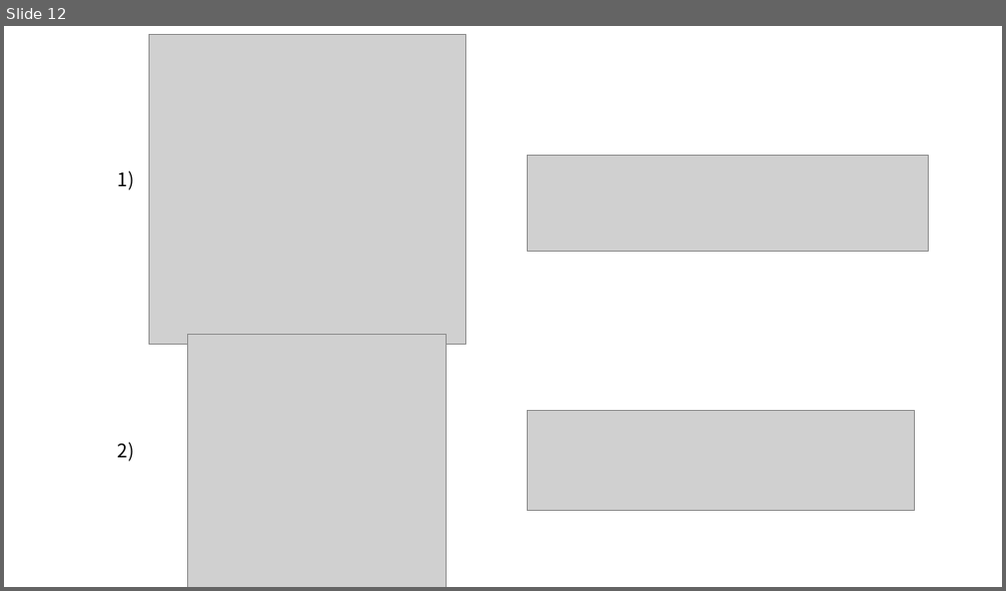
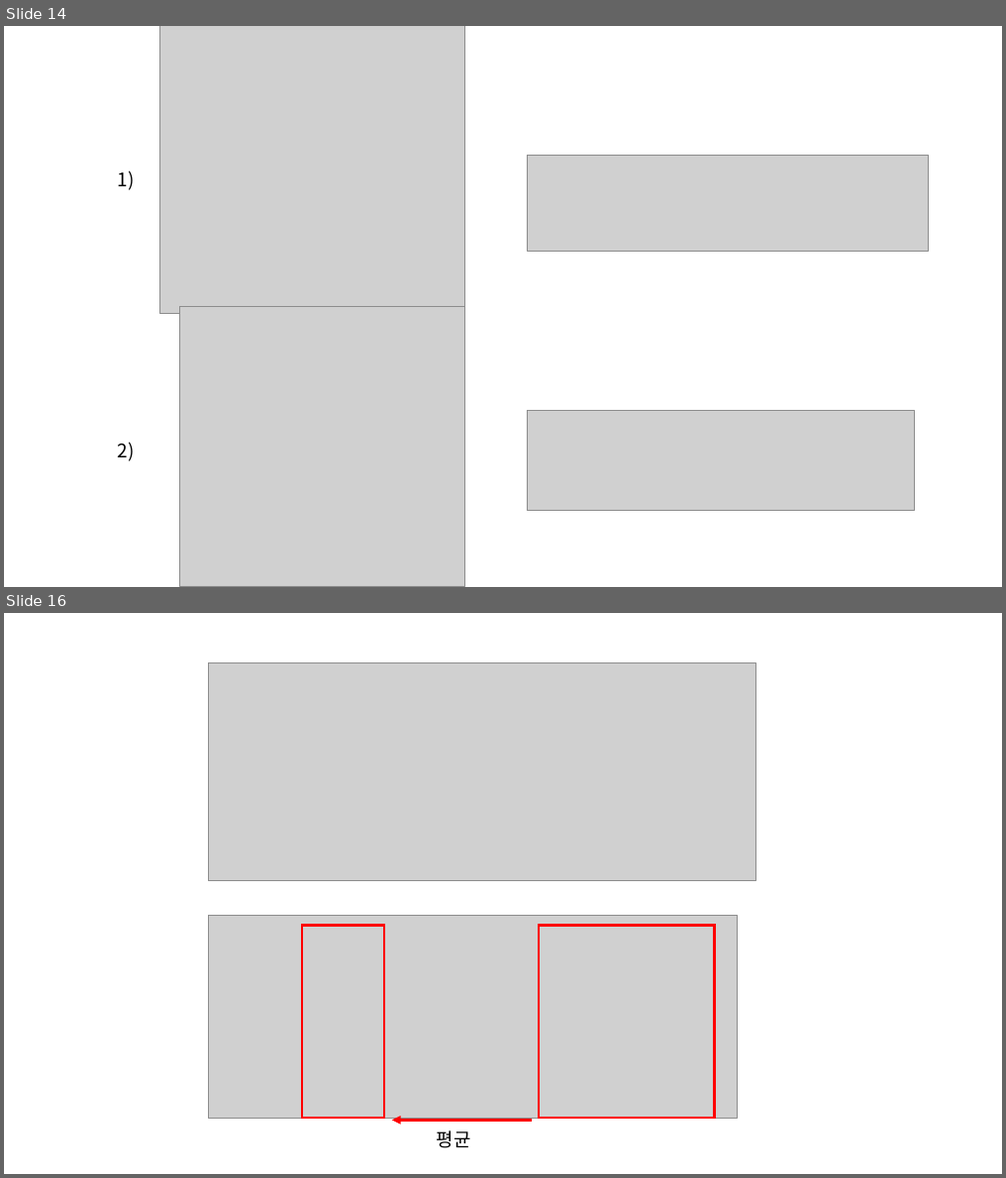
Before and after one commit to ejihoon6065/Project_TurnAround, a slide deck: YG엔터주분석/멘토님미팅발표자료/관련논문조사_4주차.pptx. Shown one above the other, each under a label of ours: slide 12 before the commit, slides 14 and 16 after it; the slides between them are not shown. The pictures are 1006x591 and 1006x1178 pixels, drawn with LibreOffice and Linux fonts; fonts in the diff are those of the drawing; grey boxes stand for pictures. Boxes give left, top, right and bottom in pixels: in the first picture for what was removed or moved away, otherwise in the second. Text is boxed around its words. In the diff, an @@ line names an element or a change of style, - is before the commit and + after.

```diff
--- a/YG엔터주분석/멘토님미팅발표자료/관련논문조사_4주차.pptx
+++ b/YG엔터주분석/멘토님미팅발표자료/관련논문조사_4주차.pptx
@@ slide 16 added at (4,613,1002,1174), background #FFFFFF @@
@@ picture added at (208,663,756,881) @@
@@ picture added at (208,916,738,1118) @@
@@ rectangle added at (302,925,384,1118), outline #FF0000 2.25 pt @@
@@ rectangle added at (539,925,715,1118), outline #FF0000 2.25 pt @@
@@ arrow added from (532, 1121) to (392, 1121), #FF0000 2.75 pt @@
@@ text added at (437,1131,471,1149), 18 pt, text #000000 @@
+평균
@@ what was slide 12 is now slide 14 @@
@@ slide 14 changed as well @@
@@ picture: place and size @@
-picture at (150,34,465,345)
+picture at (160,26,465,313)
@@ picture: place and size @@
-picture at (187,334,446,587)
+picture at (179,307,464,586)
```
Also in this commit, not shown: 7 other slides changed, 11 other slides added, 5 slides removed, 10 other files.
